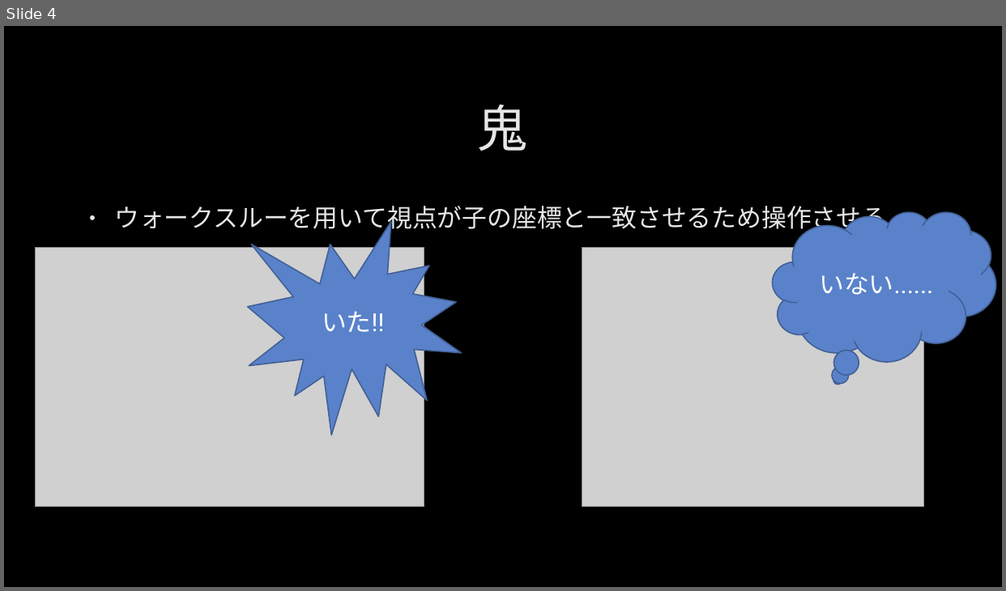
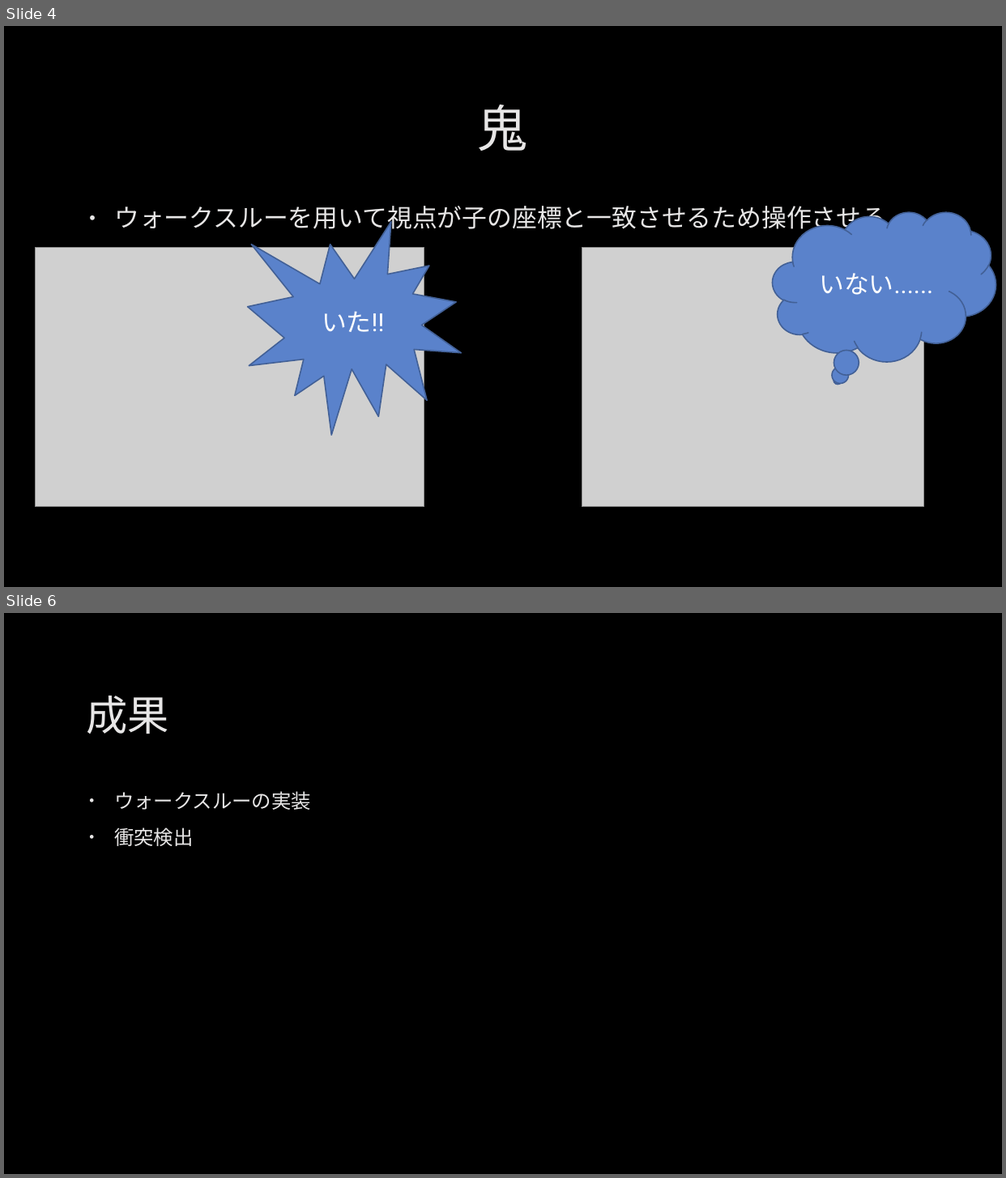
Before and after one commit to hamukawa0406/CG, a slide deck: freeProduction.pptx. Shown one above the other, each under a label of ours: slide 4 before the commit, slides 4 and 6 after it; the slides between them are not shown. The pictures are 1006x591 and 1006x1178 pixels, drawn with LibreOffice and Linux fonts; fonts in the diff are those of the drawing; grey boxes stand for pictures; background and template pictures are left out. Boxes give left, top, right and bottom in pixels: in the first picture for what was removed or moved away, otherwise in the second. Text is boxed around its words. In the diff, an @@ line names an element or a change of style, - is before the commit and + after.

```diff
--- a/freeProduction.pptx
+++ b/freeProduction.pptx
@@ slide 6 added at (4,613,1002,1174), background picture (left out) @@
@@ title added at (87,696,170,734), 40 pt, text #E7E6E6 @@
+成果
@@ text added at (114,791,311,846), 19 pt, text #E7E6E6 @@
+• ウォークスルーの実装
+• 衝突検出
```
Also in this commit, not shown: 2 other slides added, 1 other file.
